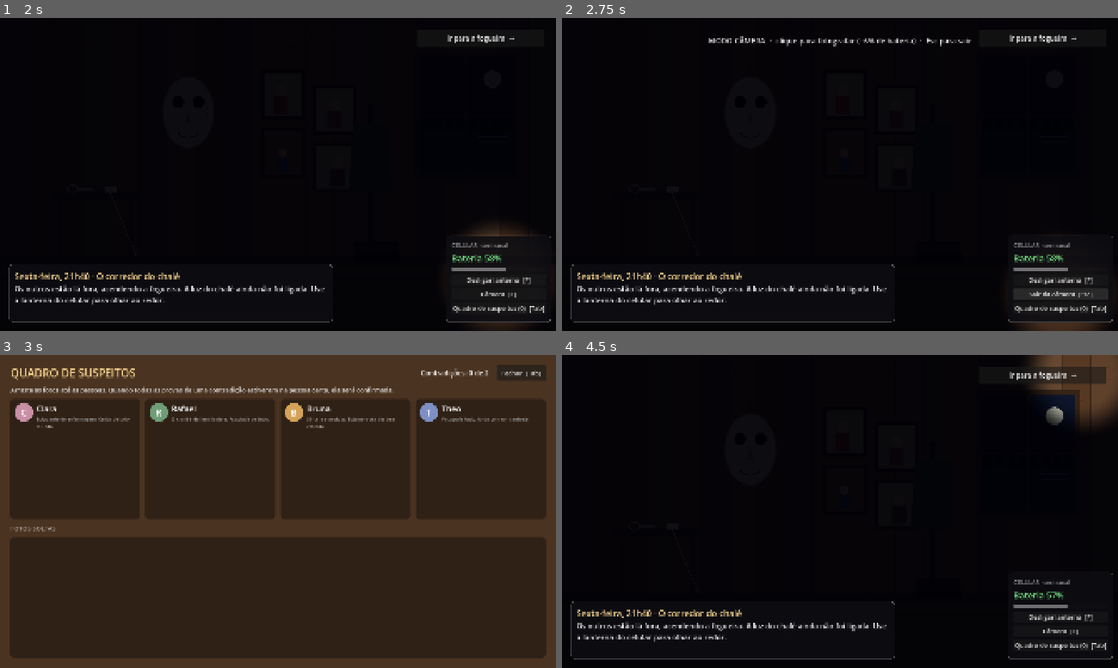
Above: before the commit, frames 1-4 (two rows, left to right).
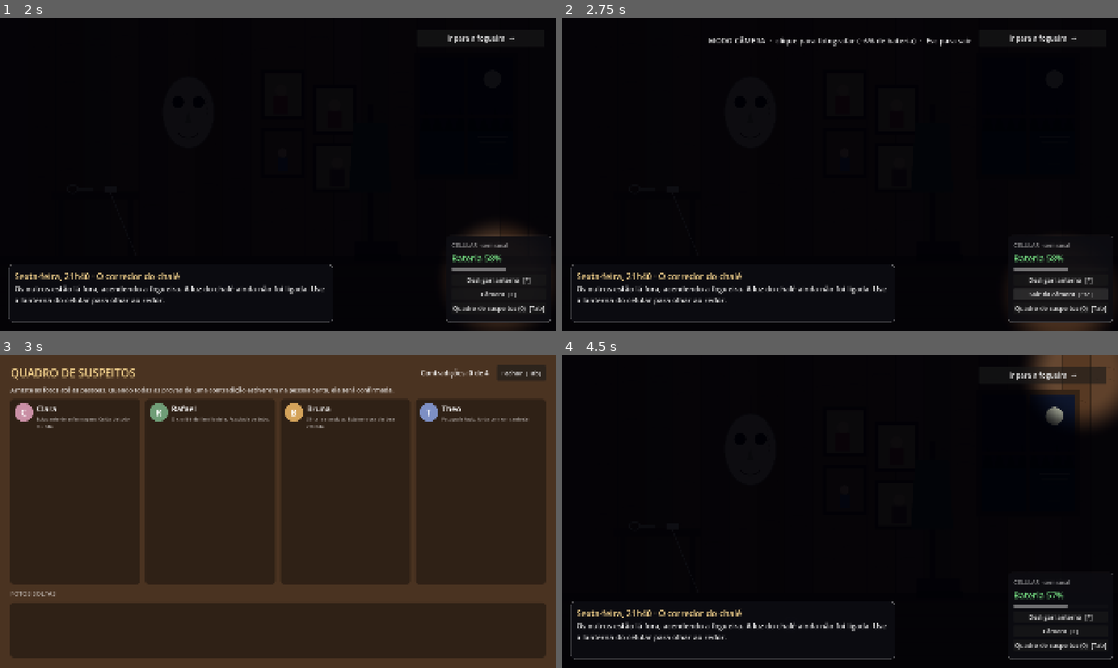
Above: after the commit, the same moments.

Repository: gahbrielsoares/Estudo
Game: Godot game, scene res://scenes/jogo.tscn
Two runs of this game, one before a commit and one after it. Both use one fixed random seed, a clock stepped at 60 frames per second and the inputs below.
Inputs (mouse positions are in pixels of both pictures, inside the frame that each line leads up to):
- Up to frame 1 (2 s): tap Enter at 0.5, 0.6 s; move the mouse to (400, 158) at 0.52 s; click (400, 158) at 0.67 s; tap Space at 0.77 s; click "Desligar lanterna [F]" at 1.25 s
- Up to frame 2 (2.75 s): click "Câmera [C]" at 2 s
- Up to frame 3 (3 s): click "Quadro de suspeitos (0) [Tab]" at 2.75 s
- Up to frame 4 (4.5 s): click "Ir para a fogueira →" at 3.5 s; click "Fechar [Tab]" at 4.25 s

Frames 1-2 are identical in both runs. In frame 3, 10% of the frame differs, in the area x 1-99%, y 4-80%; in frame 4, nothing differs.

Commit message:
Ato 2, Ciclo 1: o apagão e o barracão
- Condições por caminho e por escolha em pistas, imagens, falas e contradições (campo "se")
- Cena 4 (apagão): escolha E3 com tempo de 8 segundos (com quem ir ao barracão)
- Cena 5 (barracão): mesma cena, pistas diferentes em cada caminho
  · caminho do Rafael: chão seco, rasgo limpo, vapor perto da boca, relógio sumido, fios cortados
  · caminho da Clara: corte preciso, luva de látex, relógio parado às 22h29, poça escura
- Cena 6 (depois): reação de quem foi com você; a máscara sumiu da parede
- 3 novas contradições no quadro
- Correção: a caixa de texto bloqueava cliques em pistas atrás dela
- Quadro: colunas roláveis para muitas fotos

Diff:
--- a/data/cenas/cena_03_cozinha.json
+++ b/data/cenas/cena_03_cozinha.json
@@ -3,7 +3,7 @@
   "tipo": "dialogo",
   "imagem": "res://art/provisorio/cena_03_cozinha.png",
   "personagens": ["clara"],
-  "proxima": "fim_ato_1",
+  "proxima": "cena_04_escuro",
   "inicio": "abertura",
   "nos": {
     "abertura": { "fala": "narrador", "texto": "22h10. A lâmpada amarela da cozinha zumbe. Lá fora, as vozes parecem distantes.", "proximo": "gelo" },
--- /dev/null
+++ b/data/cenas/cena_04_escuro.json
@@ -0,0 +1,33 @@
+{
+  "id": "cena_04_escuro",
+  "tipo": "dialogo",
+  "imagem": "res://art/provisorio/cena_04_escuro.png",
+  "personagens": ["clara", "bruna", "theo"],
+  "proxima": "cena_05_barracao",
+  "inicio": "abertura",
+  "nos": {
+    "abertura": { "fala": "narrador", "texto": "22h33. Escuridão total. Você sai do chalé tateando a parede, com a lanterna do celular na mão.", "proximo": "grito" },
+    "grito": { "fala": "bruna", "texto": "Aqui! Aqui fora!", "proximo": "aponta" },
+    "aponta": { "fala": "narrador", "texto": "Perto da fogueira quase apagada, a Bruna aponta para o barracão de barcos, a uns cem metros dali.", "proximo": "luz" },
+    "luz": { "fala": "bruna", "texto": "Tinha uma luz lá dentro. Ela balançou, caiu e apagou. Depois eu ouvi um barulho.", "proximo": "gerador" },
+    "gerador": { "fala": "theo", "texto": "O Rafael foi religar o gerador. O gerador fica no barracão.", "proximo": "chamou" },
+    "chamou": { "fala": "clara", "texto": "Ele não responde. Eu já chamei três vezes.", "proximo": "alguem" },
+    "alguem": { "fala": "theo", "texto": "Alguém tem que ir até lá. Agora.", "proximo": "e3" },
+    "e3": {
+      "fala": "narrador",
+      "texto": "Todos olham para você. Com quem você vai?",
+      "tempo": 8,
+      "padrao": 2,
+      "escolhas": [
+        { "texto": "Ir com a Clara.", "mudo": true, "definir": { "e3": "clara" }, "proximo": "com_clara" },
+        { "texto": "Ir com a Bruna.", "mudo": true, "definir": { "e3": "bruna" }, "proximo": "com_bruna" },
+        { "texto": "Ir com o Theo.", "mudo": true, "definir": { "e3": "theo" }, "proximo": "com_theo" }
+      ]
+    },
+    "com_clara": { "fala": "narrador", "texto": "Você e a Clara seguem pela trilha. Ela segura o seu braço com força, sem dizer nada.", "proximo": "porta" },
+    "com_bruna": { "fala": "narrador", "texto": "Você e a Bruna seguem pela trilha. Ela repete baixinho: \"eu avisei, eu avisei\".", "proximo": "porta" },
+    "com_theo": { "fala": "narrador", "texto": "Você e o Theo seguem pela trilha. Ele leva a câmera pendurada no pescoço, por hábito.", "proximo": "porta" },
+    "porta": { "fala": "narrador", "texto": "A porta do barracão está entreaberta. Lá dentro, uma lanterna caída no chão ainda ilumina alguma coisa.", "proximo": "fim" },
+    "fim": { "fim": true }
+  }
+}
--- /dev/null
+++ b/data/cenas/cena_05_barracao.json
@@ -0,0 +1,118 @@
+{
+  "id": "cena_05_barracao",
+  "tipo": "investigacao",
+  "imagem": "res://art/provisorio/cena_05_barracao_rafael.png",
+  "imagens": [
+    { "se": { "caminho": "clara" }, "imagem": "res://art/provisorio/cena_05_barracao_clara.png" }
+  ],
+  "proxima": "cena_06_depois",
+  "saida": {
+    "rotulo": "Voltar para os outros",
+    "confirmacao": "Quem veio com você já está chamando lá de fora. Depois disso, você não volta mais ao barracão. Fotografou tudo o que queria?"
+  },
+  "introducao": {
+    "titulo": "22h38 · O barracão de barcos",
+    "texto": "O Rafael está caído no chão. Quem veio com você ficou na porta, sem coragem de entrar. Olhe tudo com atenção."
+  },
+  "pontos": [
+    {
+      "id": "rosto_r", "se": { "caminho": "rafael" },
+      "nome": "O rosto do Rafael",
+      "retangulo": [740, 740, 130, 120],
+      "descricao": "O rosto está virado para o chão. Perto da boca, o ar gelado forma um vapor fino. Deve ser o seu próprio hálito. Não deve?",
+      "evidencia": { "id": "ev_vapor", "titulo": "Vapor perto da boca", "texto": "Um vapor fino no ar gelado, perto do rosto dele. O seu hálito... ou o dele?" }
+    },
+    {
+      "id": "rosto_c", "se": { "caminho": "clara" },
+      "nome": "O rosto do Rafael",
+      "retangulo": [740, 740, 130, 120],
+      "descricao": "O rosto está virado para o chão. Nenhum movimento. Nenhum som."
+    },
+    {
+      "id": "costas_r", "se": { "caminho": "rafael" },
+      "nome": "A jaqueta",
+      "retangulo": [870, 745, 300, 110],
+      "descricao": "A jaqueta verde tem um rasgo nas costas. As bordas do tecido estão limpas.",
+      "evidencia": { "id": "ev_rasgo_limpo", "titulo": "Rasgo limpo demais", "texto": "O rasgo nas costas da jaqueta não tem uma única mancha." }
+    },
+    {
+      "id": "costas_c", "se": { "caminho": "clara" },
+      "nome": "A jaqueta",
+      "retangulo": [870, 745, 300, 110],
+      "descricao": "Um único corte nas costas, no lugar exato. Quem fez isso sabia onde cortar.",
+      "evidencia": { "id": "ev_corte_preciso", "titulo": "Um corte preciso", "texto": "Um só golpe, no lugar certo. Quem fez isso conhece o corpo humano." }
+    },
+    {
+      "id": "chao_r", "se": { "caminho": "rafael" },
+      "nome": "O chão sob o corpo",
+      "retangulo": [880, 860, 330, 70],
+      "descricao": "As tábuas sob o corpo estão secas. Completamente secas.",
+      "evidencia": { "id": "ev_chao_seco", "titulo": "Chão seco", "texto": "Nenhuma gota de sangue sob o corpo." }
+    },
+    {
+      "id": "chao_c", "se": { "caminho": "clara" },
+      "nome": "O chão sob o corpo",
+      "retangulo": [880, 860, 330, 70],
+      "descricao": "Uma poça escura se espalha pelas tábuas, devagar."
+    },
+    {
+      "id": "pulso_r", "se": { "caminho": "rafael" },
+      "nome": "O pulso",
+      "retangulo": [660, 835, 90, 60],
+      "descricao": "O pulso está vazio. Na fogueira, ele usava um relógio de mergulho enorme.",
+      "evidencia": { "id": "ev_sem_relogio", "titulo": "O relógio sumiu", "texto": "Na fogueira, o Rafael usava um relógio de mergulho. Agora, o pulso dele está vazio." }
+    },
+    {
+      "id": "pulso_c", "se": { "caminho": "clara" },
+      "nome": "O pulso",
+      "retangulo": [660, 835, 90, 60],
+      "descricao": "O relógio de mergulho parou às 22h29. O vidro rachou na queda.",
+      "evidencia": { "id": "ev_relogio_2229", "titulo": "Relógio parado: 22h29", "texto": "O Rafael caiu às 22h29. Onde estava cada um nesse horário?" }
+    },
+    {
+      "id": "luva", "se": { "caminho": "clara" },
+      "nome": "Luva de látex",
+      "retangulo": [295, 745, 100, 70],
+      "descricao": "Uma luva de látex rasgada, perto da porta do gerador. É do mesmo tipo das que estavam no kit de primeiros socorros.",
+      "evidencia": { "id": "ev_luva", "titulo": "Luva de látex", "texto": "Igual às do kit de primeiros socorros do chalé." }
+    },
+    {
+      "id": "gerador_r", "se": { "caminho": "rafael" },
+      "nome": "Porta do gerador",
+      "retangulo": [60, 360, 240, 380],
+      "descricao": "Os fios do gerador foram cortados. Um corte limpo, como o de um alicate.",
+      "evidencia": { "id": "ev_fios_cortados", "titulo": "Fios cortados", "texto": "Alguém cortou os fios do gerador com um alicate." }
+    },
+    {
+      "id": "gerador_c", "se": { "caminho": "clara" },
+      "nome": "Porta do gerador",
+      "retangulo": [60, 360, 240, 380],
+      "descricao": "O cabo do gerador foi puxado da tomada, sem nenhum corte. Alguém só queria o escuro por alguns minutos."
+    },
+    {
+      "id": "lanterna", "nome": "Lanterna caída",
+      "retangulo": [545, 915, 110, 60],
+      "descricao": "A lanterna do Rafael, ainda acesa. Foi essa a luz que a Bruna viu cair."
+    },
+    {
+      "id": "botas", "nome": "As botas",
+      "retangulo": [1400, 750, 100, 135],
+      "descricao": "As botas de trilha do Rafael, tamanho 44. Lama fresca por cima da lama seca."
+    },
+    {
+      "id": "ferramentas", "nome": "Caixa de ferramentas",
+      "retangulo": [1245, 425, 180, 60],
+      "descricao": "A caixa de ferramentas está aberta, revirada. Alguém procurou alguma coisa aqui com pressa."
+    },
+    {
+      "id": "canoa", "nome": "Canoa",
+      "retangulo": [180, 150, 820, 180],
+      "descricao": "Uma canoa velha, presa na parede. Coberta de poeira, menos em uma das pontas."
+    },
+    {
+      "id": "corda", "nome": "Corda",
+      "retangulo": [1775, 755, 130, 110],
+      "descricao": "Corda de amarrar barcos, enrolada com cuidado. Alguém aqui é muito organizado."
+    }
+  ]
+}
--- /dev/null
+++ b/data/cenas/cena_06_depois.json
@@ -0,0 +1,27 @@
+{
+  "id": "cena_06_depois",
+  "tipo": "dialogo",
+  "imagem": "res://art/provisorio/cena_04_escuro.png",
+  "personagens": ["clara", "bruna", "theo"],
+  "proxima": "fim_demo",
+  "inicio": "abertura",
+  "nos": {
+    "abertura": { "fala": "narrador", "texto": "Você sai do barracão. As pernas não obedecem direito.", "proximo": "reacao" },
+    "reacao": {
+      "ramos": [
+        { "se": { "e3": "clara" }, "proximo": "reacao_clara" },
+        { "se": { "e3": "bruna" }, "proximo": "reacao_bruna" }
+      ],
+      "senao": "reacao_theo"
+    },
+    "reacao_clara": { "fala": "clara", "texto": "Não... não, não, não.", "proximo": "reacao_clara_2" },
+    "reacao_clara_2": { "fala": "narrador", "texto": "A Clara cai de joelhos na grama. Ela chora tanto que mal consegue respirar.", "proximo": "chaves" },
+    "reacao_bruna": { "fala": "bruna", "texto": "Eu falei. Eu falei que alguma coisa ia acontecer com a gente.", "proximo": "chaves" },
+    "reacao_theo": { "fala": "theo", "texto": "A gente tem que sair daqui. Agora. Cadê as chaves do carro?", "proximo": "chaves" },
+    "chaves": { "fala": "bruna", "texto": "As chaves estavam com o Rafael.", "proximo": "ninguem" },
+    "ninguem": { "fala": "narrador", "texto": "Ninguém quer voltar lá dentro para pegá-las.", "proximo": "janela" },
+    "janela": { "fala": "narrador", "texto": "Pela janela do chalé, iluminado pela lua, dá para ver o corredor.", "proximo": "mascara" },
+    "mascara": { "fala": "narrador", "texto": "O prego na parede está vazio. A máscara sumiu.", "proximo": "fim" },
+    "fim": { "fim": true }
+  }
+}
--- a/data/quadro.json
+++ b/data/quadro.json
@@ -1,24 +1,90 @@
 {
   "suspeitos": [
-    { "id": "clara",  "nome": "Clara",  "descricao": "Estudante de enfermagem. Cuida de todo mundo.", "cor": "#c98fa5" },
-    { "id": "rafael", "nome": "Rafael", "descricao": "O chalé é da família dele. Faz piada de tudo.", "cor": "#6f9d77" },
-    { "id": "bruna",  "nome": "Bruna",  "descricao": "Sincera e ansiosa. Está nervosa desde a estrada.", "cor": "#d4a35a" },
-    { "id": "theo",   "nome": "Theo",   "descricao": "Fotografa tudo. Anda com um canivete.", "cor": "#7d8fc4" }
+    {
+      "id": "clara",
+      "nome": "Clara",
+      "descricao": "Estudante de enfermagem. Cuida de todo mundo.",
+      "cor": "#c98fa5"
+    },
+    {
+      "id": "rafael",
+      "nome": "Rafael",
+      "descricao": "O chalé é da família dele. Faz piada de tudo.",
+      "cor": "#6f9d77"
+    },
+    {
+      "id": "bruna",
+      "nome": "Bruna",
+      "descricao": "Sincera e ansiosa. Está nervosa desde a estrada.",
+      "cor": "#d4a35a"
+    },
+    {
+      "id": "theo",
+      "nome": "Theo",
+      "descricao": "Fotografa tudo. Anda com um canivete.",
+      "cor": "#7d8fc4"
+    }
   ],
   "contradicoes": [
     {
       "id": "c_mascara",
       "suspeito": "rafael",
-      "evidencias": ["ev_mascara", "ev_foto_parede"],
+      "evidencias": [
+        "ev_mascara",
+        "ev_foto_parede"
+      ],
       "titulo": "Rafael mentiu sobre a máscara",
       "texto": "Ele disse que ela sempre esteve ali. O prego novo e a foto antiga provam que não."
     },
     {
       "id": "c_antes",
       "suspeito": "rafael",
-      "evidencias": ["ev_alicate", "ev_botas_44"],
+      "evidencias": [
+        "ev_alicate",
+        "ev_botas_44"
+      ],
       "titulo": "Rafael esconde algo desta viagem",
       "texto": "Lama seca nas botas dele e um alicate no bolso. Ele não contou tudo sobre este fim de semana."
+    },
+    {
+      "id": "c_morte_estranha",
+      "se": {
+        "caminho": "rafael"
+      },
+      "suspeito": "rafael",
+      "evidencias": [
+        "ev_chao_seco",
+        "ev_rasgo_limpo",
+        "ev_vapor"
+      ],
+      "titulo": "Tem algo errado com a morte do Rafael",
+      "texto": "Nenhum sangue, um rasgo limpo demais e um vapor perto da boca. Ele está mesmo morto?"
+    },
+    {
+      "id": "c_fios",
+      "se": {
+        "caminho": "rafael"
+      },
+      "suspeito": "rafael",
+      "evidencias": [
+        "ev_alicate",
+        "ev_fios_cortados"
+      ],
+      "titulo": "O alicate do Rafael cortou os fios",
+      "texto": "Os fios do gerador foram cortados com alicate. O único alicate do chalé estava no bolso dele."
+    },
+    {
+      "id": "c_kit",
+      "se": {
+        "caminho": "clara"
+      },
+      "suspeito": "clara",
+      "evidencias": [
+        "ev_corte_preciso",
+        "ev_luva"
+      ],
+      "titulo": "As luvas vieram do kit da Clara",
+      "texto": "Um corte de quem conhece o corpo humano e uma luva igual às do kit de primeiros socorros que ela montou."
     }
   ]
 }
--- a/scripts/cartao_evidencia.gd
+++ b/scripts/cartao_evidencia.gd
@@ -35,7 +35,7 @@
 	add_child(coluna)
 
 	var miniatura := TextureRect.new()
-	miniatura.custom_minimum_size = Vector2(150, 105)
+	miniatura.custom_minimum_size = Vector2(134, 92)
 	miniatura.expand_mode = TextureRect.EXPAND_IGNORE_SIZE
 	miniatura.stretch_mode = TextureRect.STRETCH_KEEP_ASPECT_COVERED
 	miniatura.clip_contents = true
@@ -45,9 +45,9 @@
 
 	var titulo := Label.new()
 	titulo.text = evidencia.get("titulo", "")
-	titulo.custom_minimum_size = Vector2(150, 0)
+	titulo.custom_minimum_size = Vector2(134, 0)
 	titulo.autowrap_mode = TextServer.AUTOWRAP_WORD_SMART
-	titulo.add_theme_font_size_override("font_size", 17)
+	titulo.add_theme_font_size_override("font_size", 16)
 	titulo.add_theme_color_override("font_color", Color(0.15, 0.12, 0.1))
 	titulo.mouse_filter = Control.MOUSE_FILTER_IGNORE
 	coluna.add_child(titulo)
--- a/scripts/cena_dialogo.gd
+++ b/scripts/cena_dialogo.gd
@@ -56,8 +56,7 @@
 	_fundo.expand_mode = TextureRect.EXPAND_IGNORE_SIZE
 	_fundo.stretch_mode = TextureRect.STRETCH_SCALE
 	_fundo.mouse_filter = Control.MOUSE_FILTER_IGNORE
-	if dados.has("imagem"):
-		_fundo.texture = load(dados["imagem"])
+	_fundo.texture = load(_escolher_imagem(dados))
 	add_child(_fundo)
 
 	_escurecer = ColorRect.new()
@@ -132,6 +131,14 @@
 	_flash.modulate.a = 0.0
 	_flash.mouse_filter = Control.MOUSE_FILTER_IGNORE
 	add_child(_flash)
+
+
+## Usa a primeira imagem de "imagens" cuja condição bate; senão, "imagem".
+static func _escolher_imagem(dados_cena: Dictionary) -> String:
+	for variante in dados_cena.get("imagens", []):
+		if EstadoJogo.condicao(variante.get("se", {})):
+			return variante["imagem"]
+	return dados_cena.get("imagem", "")
 
 
 func _criar_retrato(personagem: Dictionary) -> Control:
@@ -180,7 +187,7 @@
 	_definir(no.get("definir", {}))
 	if no.has("ramos"):
 		for ramo in no["ramos"]:
-			if _condicao(ramo.get("se", {})):
+			if EstadoJogo.condicao(ramo.get("se", {})):
 				_ir_para_no(ramo["proximo"])
 				return
 		_ir_para_no(no.get("senao", ""))
@@ -196,13 +203,6 @@
 func _definir(valores: Dictionary) -> void:
 	for chave in valores:
 		EstadoJogo.marcadores[chave] = valores[chave]
-
-
-func _condicao(se: Dictionary) -> bool:
-	for chave in se:
-		if str(EstadoJogo.marcadores.get(chave, "")) != str(se[chave]):
-			return false
-	return true
 
 
 func _mostrar_fala(no: Dictionary) -> void:
--- a/scripts/cena_investigacao.gd
+++ b/scripts/cena_investigacao.gd
@@ -5,6 +5,7 @@
 signal concluida(proxima: String)
 
 const QuadroSuspeitos := preload("res://scripts/quadro_suspeitos.gd")
+const CenaDialogo := preload("res://scripts/cena_dialogo.gd")
 
 @export_file("*.json") var caminho_dados := "res://data/cenas/cena_01_corredor.json"
 
@@ -116,8 +117,8 @@
 	_imagem.expand_mode = TextureRect.EXPAND_IGNORE_SIZE
 	_imagem.stretch_mode = TextureRect.STRETCH_SCALE
 	_imagem.mouse_filter = Control.MOUSE_FILTER_STOP
-	if dados.has("imagem"):
-		_imagem.texture = load(dados["imagem"])
+	dados["imagem"] = CenaDialogo._escolher_imagem(dados)
+	_imagem.texture = load(dados["imagem"])
 	_imagem.gui_input.connect(_ao_clicar_fundo)
 	add_child(_imagem)
 
@@ -126,7 +127,8 @@
 	_pontos.mouse_filter = Control.MOUSE_FILTER_IGNORE
 	add_child(_pontos)
 	for ponto in dados.get("pontos", []):
-		_criar_ponto(ponto)
+		if EstadoJogo.condicao(ponto.get("se", {})):
+			_criar_ponto(ponto)
 
 	_escuridao = ColorRect.new()
 	_escuridao.set_anchors_and_offsets_preset(Control.PRESET_FULL_RECT)
@@ -210,6 +212,7 @@
 	_caixa_texto.visible = false
 	add_child(_caixa_texto)
 	var coluna_texto := VBoxContainer.new()
+	coluna_texto.mouse_filter = Control.MOUSE_FILTER_IGNORE  # o texto não pode bloquear cliques na cena
 	_caixa_texto.add_child(coluna_texto)
 	_titulo_texto = _novo_rotulo("", 30, COR_DESTAQUE)
 	coluna_texto.add_child(_titulo_texto)
--- a/scripts/estado_jogo.gd
+++ b/scripts/estado_jogo.gd
@@ -81,6 +81,16 @@
 	return "clara" if marcadores.get("e2", "") == "verdade" else "rafael"
 
 
+## Verifica uma condição dos arquivos de dados, como {"e1": "bruna"} ou {"caminho": "clara"}.
+## Todas as chaves precisam bater. Uma condição vazia é sempre verdadeira.
+func condicao(se: Dictionary) -> bool:
+	for chave in se:
+		var valor: String = caminho() if chave == "caminho" else str(marcadores.get(chave, ""))
+		if valor != str(se[chave]):
+			return false
+	return true
+
+
 ## Prende uma evidência em um suspeito. Um id vazio devolve a foto para a área de soltas.
 func fixar_evidencia(id_evidencia: String, id_suspeito: String) -> void:
 	if id_suspeito.is_empty():
--- a/scripts/jogo.gd
+++ b/scripts/jogo.gd
@@ -44,7 +44,7 @@
 		_atual.queue_free()
 		_atual = null
 
-	if id == "fim_ato_1":
+	if id == "fim_demo":
 		_atual = _criar_tela_fim()
 		EstadoJogo.pausado = true
 	else:
@@ -93,7 +93,7 @@
 	centro.alignment = BoxContainer.ALIGNMENT_CENTER
 	centro.add_theme_constant_override("separation", 24)
 	tela.add_child(centro)
-	for item in [["FIM DO ATO 1", 64, Color(0.95, 0.82, 0.55)], ["Continua em breve.", 30, Color(1, 1, 1, 0.6)]]:
+	for item in [["FIM DA VERSÃO DE TESTE", 64, Color(0.95, 0.82, 0.55)], ["A noite em Riviera Lake continua em breve.", 30, Color(1, 1, 1, 0.6)]]:
 		var rotulo := Label.new()
 		rotulo.text = item[0]
 		rotulo.horizontal_alignment = HORIZONTAL_ALIGNMENT_CENTER
--- a/scripts/quadro_suspeitos.gd
+++ b/scripts/quadro_suspeitos.gd
@@ -92,7 +92,7 @@
 	_zona_soltas = ZonaEvidencias.new()
 	_zona_soltas.configurar(self)
 	_zona_soltas.size_flags_vertical = Control.SIZE_SHRINK_BEGIN
-	_zona_soltas.custom_minimum_size = Vector2(0, 230)
+	_zona_soltas.custom_minimum_size = Vector2(0, 190)
 	principal.add_child(_zona_soltas)
 
 	EstadoJogo.evidencia_adicionada.connect(func(_evidencia): _atualizar.call_deferred())
@@ -117,8 +117,13 @@
 	_atualizar.call_deferred()
 
 
+## Contradições que existem nesta jogada (algumas só valem para um caminho).
+func _contradicoes() -> Array:
+	return dados.get("contradicoes", []).filter(func(c): return EstadoJogo.condicao(c.get("se", {})))
+
+
 func _verificar_contradicoes() -> void:
-	for contradicao in dados.get("contradicoes", []):
+	for contradicao in _contradicoes():
 		var id: String = contradicao["id"]
 		if id in EstadoJogo.contradicoes_confirmadas:
 			continue
@@ -139,7 +144,7 @@
 
 
 func _esta_travada(id_evidencia: String) -> bool:
-	for contradicao in dados.get("contradicoes", []):
+	for contradicao in _contradicoes():
 		if contradicao["id"] in EstadoJogo.contradicoes_confirmadas and id_evidencia in contradicao["evidencias"]:
 			return true
 	return false
@@ -155,8 +160,8 @@
 		destino.adicionar_cartao(CartaoEvidencia.new(evidencia, _esta_travada(id)))
 	for id_suspeito in _zonas:
 		var confirmadas := []
-		for contradicao in dados.get("contradicoes", []):
+		for contradicao in _contradicoes():
 			if contradicao["suspeito"] == id_suspeito and contradicao["id"] in EstadoJogo.contradicoes_confirmadas:
 				confirmadas.append(contradicao)
 		_zonas[id_suspeito].mostrar_contradicoes(confirmadas)
-	_contador.text = "Contradições: %d de %d    " % [EstadoJogo.contradicoes_confirmadas.size(), dados.get("contradicoes", []).size()]
+	_contador.text = "Contradições: %d de %d    " % [EstadoJogo.contradicoes_confirmadas.size(), _contradicoes().size()]
--- a/scripts/zona_evidencias.gd
+++ b/scripts/zona_evidencias.gd
@@ -18,7 +18,8 @@
 func _ready() -> void:
 	mouse_filter = Control.MOUSE_FILTER_STOP
 	size_flags_horizontal = Control.SIZE_EXPAND_FILL
-	size_flags_vertical = Control.SIZE_EXPAND_FILL
+	if not suspeito.is_empty():
+		size_flags_vertical = Control.SIZE_EXPAND_FILL  # colunas de suspeitos ocupam o espaço livre
 
 	var estilo := StyleBoxFlat.new()
 	estilo.bg_color = Color(0.1, 0.07, 0.05, 0.55)
@@ -37,12 +38,19 @@
 		_lista_contradicoes.mouse_filter = Control.MOUSE_FILTER_IGNORE
 		coluna.add_child(_lista_contradicoes)
 
+	# As fotos ficam numa área rolável, para caber qualquer quantidade.
+	var rolagem := ScrollContainer.new()
+	rolagem.mouse_filter = Control.MOUSE_FILTER_PASS  # deixa o "soltar" chegar até a zona
+	rolagem.size_flags_vertical = Control.SIZE_EXPAND_FILL
+	rolagem.horizontal_scroll_mode = ScrollContainer.SCROLL_MODE_DISABLED
+	coluna.add_child(rolagem)
 	_cartoes = HFlowContainer.new()
 	_cartoes.mouse_filter = Control.MOUSE_FILTER_IGNORE
+	_cartoes.size_flags_horizontal = Control.SIZE_EXPAND_FILL
 	_cartoes.size_flags_vertical = Control.SIZE_EXPAND_FILL
 	_cartoes.add_theme_constant_override("h_separation", 10)
 	_cartoes.add_theme_constant_override("v_separation", 10)
-	coluna.add_child(_cartoes)
+	rolagem.add_child(_cartoes)
 
 
 func _criar_cabecalho() -> Control:
Binary file added: art/provisorio/cena_04_escuro.png
Not shown, added: art/provisorio/cena_04_escuro.png.import
Binary file added: art/provisorio/cena_05_barracao_clara.png
Not shown, added: art/provisorio/cena_05_barracao_clara.png.import
Binary file added: art/provisorio/cena_05_barracao_rafael.png
Not shown, added: art/provisorio/cena_05_barracao_rafael.png.import
